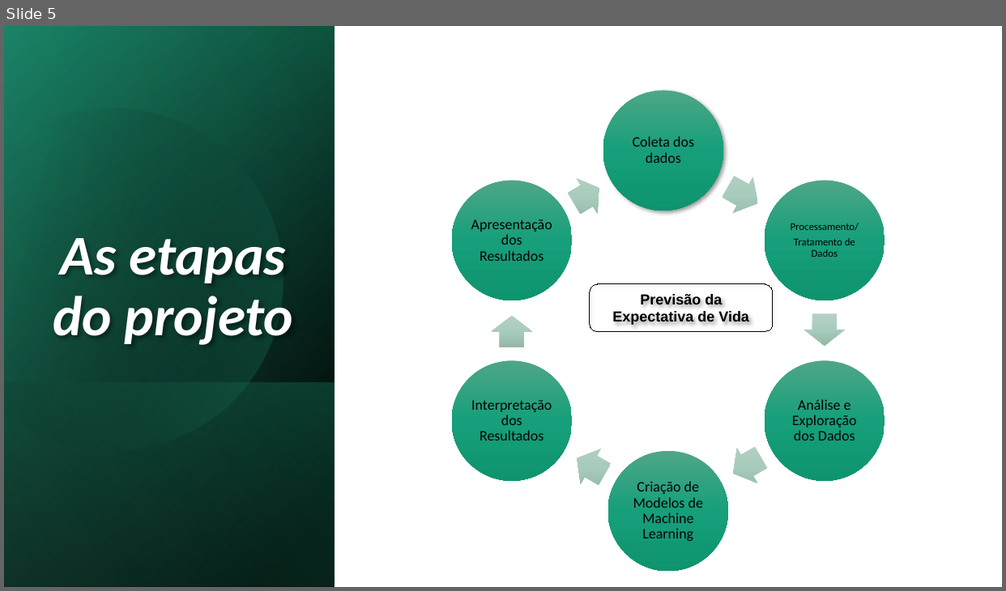
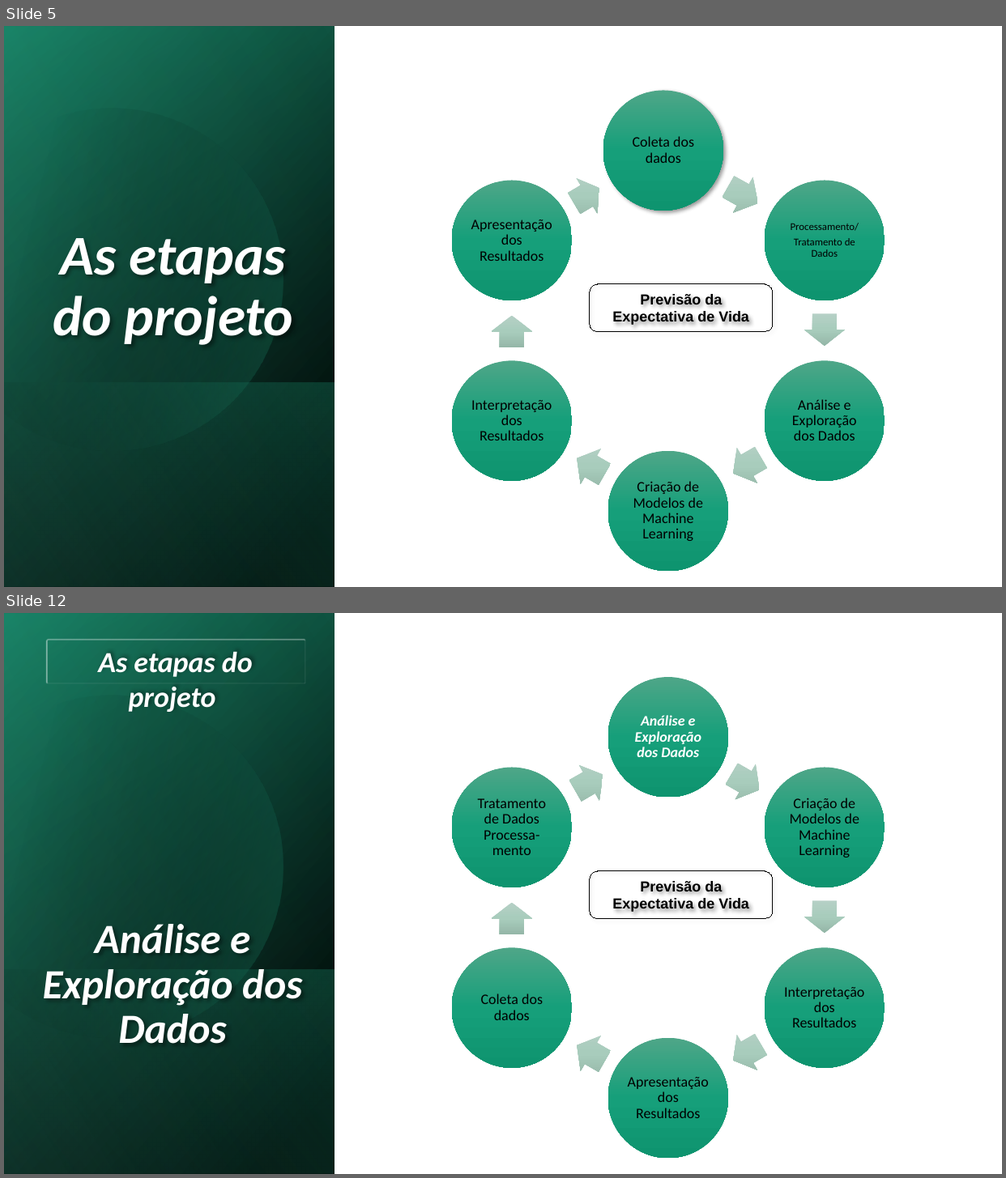
Before and after one commit to alessandra-barbosa/life_expectancy_prediction, a slide deck: pdf/life_expectancy.pptx. Shown one above the other, each under a label of ours: slide 5 before the commit, slides 5 and 12 after it; the slides between them are not shown. The pictures are 1006x591 and 1006x1178 pixels, drawn with LibreOffice and Linux fonts; fonts in the diff are those of the drawing. Boxes give left, top, right and bottom in pixels: in the first picture for what was removed or moved away, otherwise in the second. Text is boxed around its words. In the diff, an @@ line names an element or a change of style, - is before the commit and + after.

```diff
--- a/pdf/life_expectancy.pptx
+++ b/pdf/life_expectancy.pptx
@@ slide 12 added at (x1=4, y1=613, x2=1002, y2=1174), background #FFFFFF @@
@@ rectangle added at (x1=4, y1=613, x2=1002, y2=1174), fill #FFFFFF @@
@@ rectangle added at (x1=4, y1=613, x2=335, y2=1174), fill gradient #000000 to #16745A @@
@@ rectangle added at (x1=4, y1=614, x2=335, y2=1174), fill gradient #000000 to #1D9A78 @@
@@ rectangle added at (x1=4, y1=613, x2=335, y2=1174), fill gradient #000000 to #5AE0BB @@
@@ freeform shape added at (x1=4, y1=655, x2=324, y2=1072), fill gradient #000000 to #1D9A78 @@
@@ rectangle added at (x1=47, y1=640, x2=305, y2=683), outline #FFFFFF 2.25 pt, 28 pt, text #FFFFFF, bold, italic @@
+As etapas do projeto
@@ group added at (x1=452, y1=677, x2=885, y2=1159): 6 ellipses, 6 texts, 6 right arrows @@
+Análise e Exploração dos Dados
+Criação de Modelos de Machine Learning
+Interpretação dos Resultados
+Apresentação dos Resultados
+Coleta dos dados
+Tratamento de Dados Processa-mento
@@ rounded rectangle added at (x1=590, y1=871, x2=773, y2=918), outline #000000 0.75 pt, 14 pt, text #000000, bold @@
+Previsão da Expectativa de Vida
@@ title added at (x1=43, y1=924, x2=302, y2=1044), 40 pt, text #FFFFFF, bold, italic @@
+Análise e Exploração dos Dados
@@ rectangle added at (x1=4, y1=969, x2=335, y2=1174), fill gradient #1D9A78 to #000000 @@
```
Also in this commit, not shown: 7 slides changed, 9 other slides added, 3 slides removed, 2 other files.
